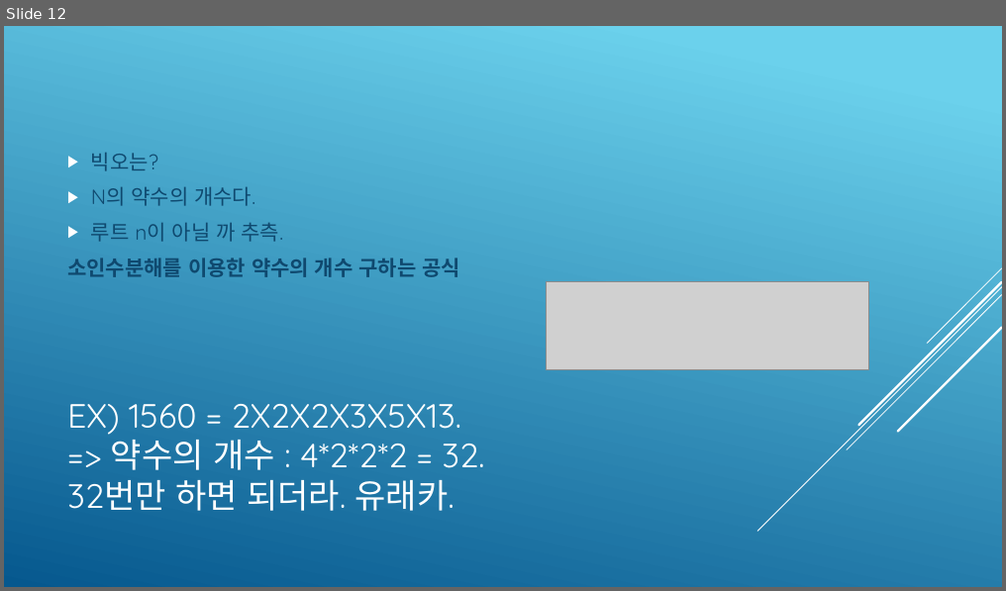
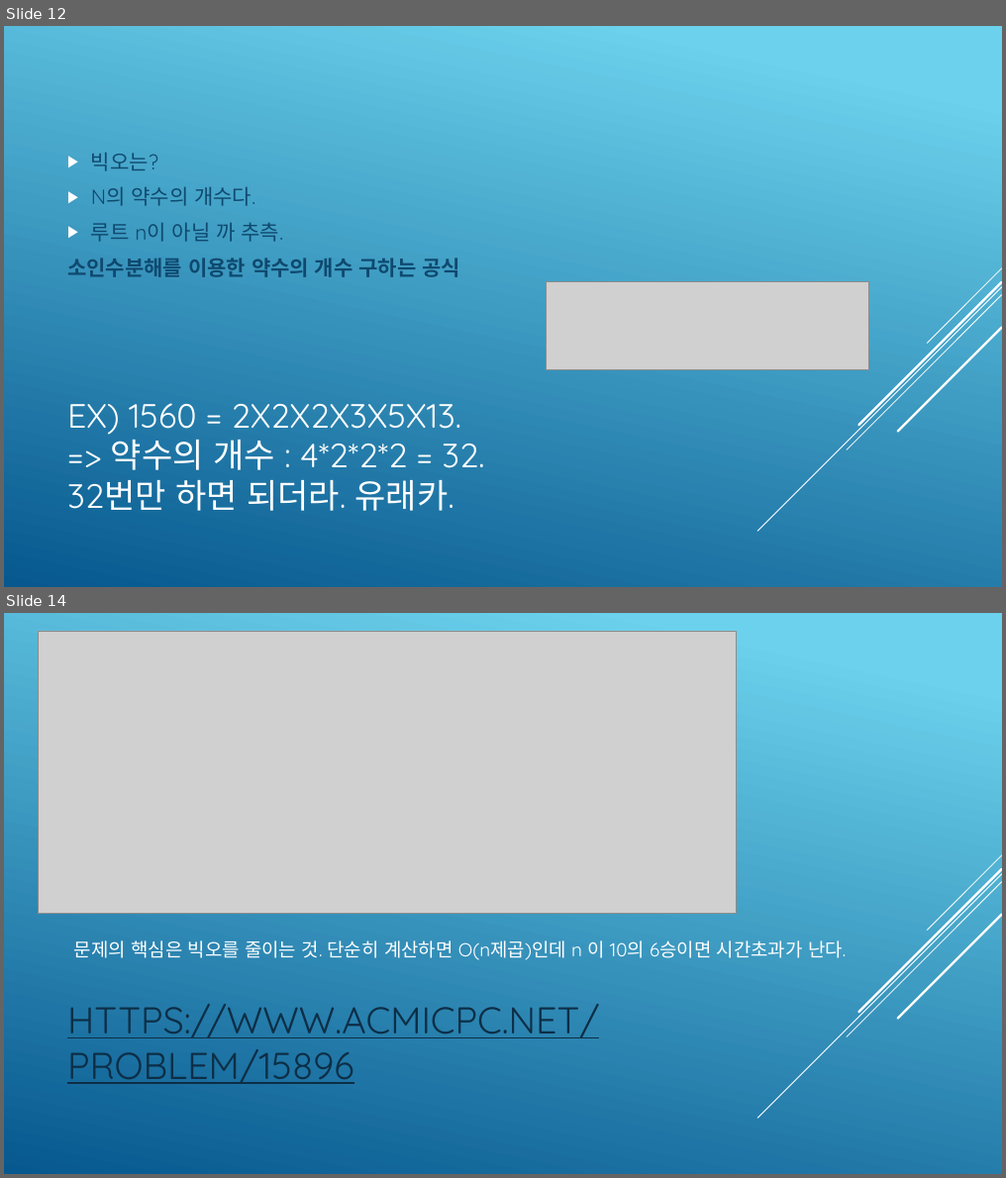
Before and after one commit to ckdgus0505/ACM, a slide deck: PPT 발표자료/UCPC_2018_예선/UCPC 2018 예선 이동석 풀이.pptx. Shown one above the other, each under a label of ours: slide 12 before the commit, slides 12 and 14 after it; the slides between them are not shown. The pictures are 1006x591 and 1006x1178 pixels, drawn with LibreOffice and Linux fonts; fonts in the diff are those of the drawing; grey boxes stand for pictures. Boxes give left, top, right and bottom in pixels: in the first picture for what was removed or moved away, otherwise in the second. Text is boxed around its words. In the diff, an @@ line names an element or a change of style, - is before the commit and + after.

```diff
--- a/PPT 발표자료/UCPC_2018_예선/UCPC 2018 예선 이동석 풀이.pptx
+++ b/PPT 발표자료/UCPC_2018_예선/UCPC 2018 예선 이동석 풀이.pptx
@@ slide 14 added at (4, 613, 1002, 1174), background gradient #6ED2EB to #06588E; not listed: 5 template elements that a slide beside it also shows @@
@@ picture added at (38, 631, 737, 914) @@
@@ text added at (74, 941, 846, 960), 18 pt, text #FFFFFF @@
+문제의 핵심은 빅오를 줄이는 것. 단순히 계산하면 O(n제곱)인데 n 이 10의 6승이면 시간초과가 난다.
@@ title added at (67, 1004, 599, 1084), 36 pt, text #0D2E46, underline @@
+HTTPS://WWW.ACMICPC.NET/PROBLEM/15896
```
Also in this commit, not shown: 4 other slides added, 2 other files.
